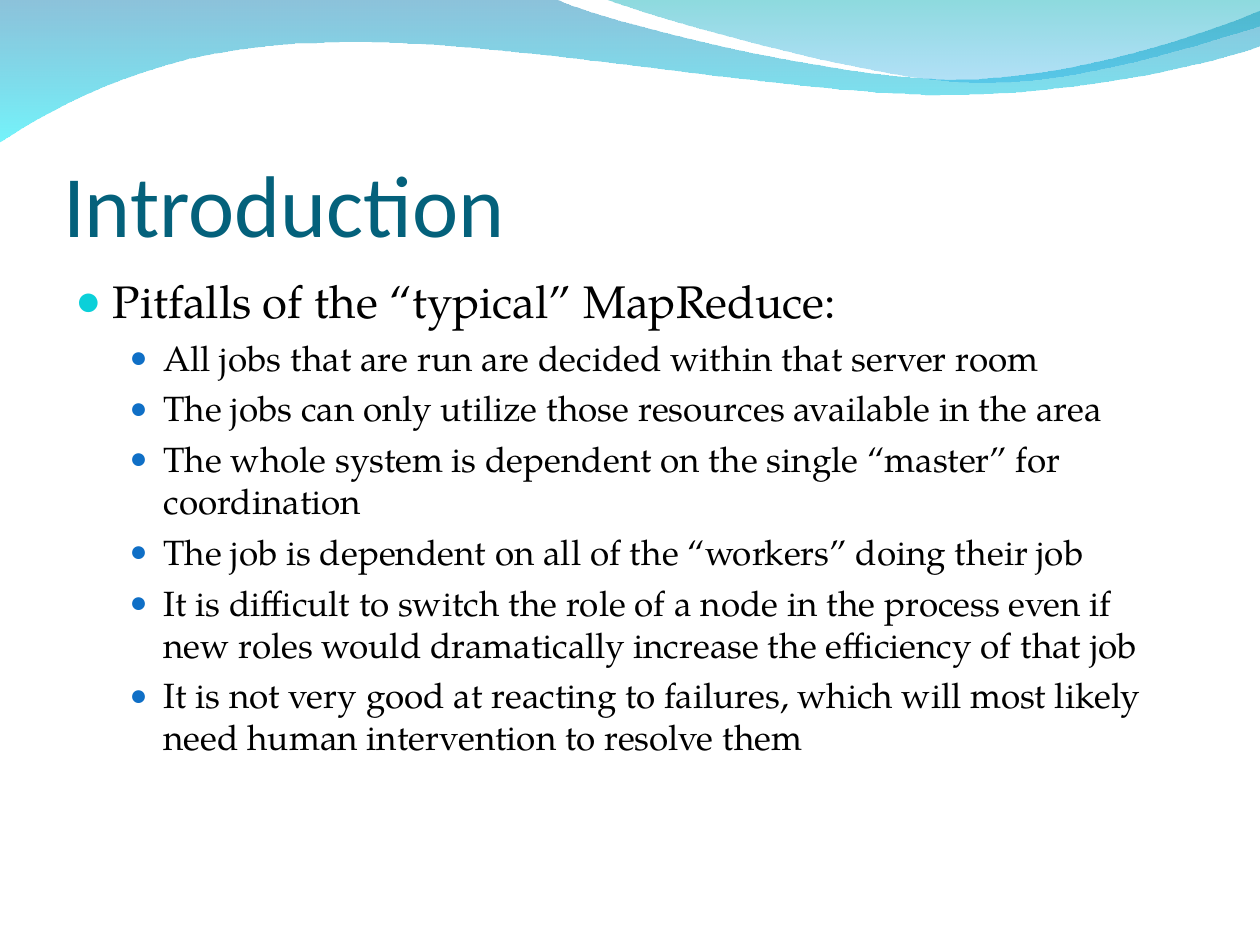
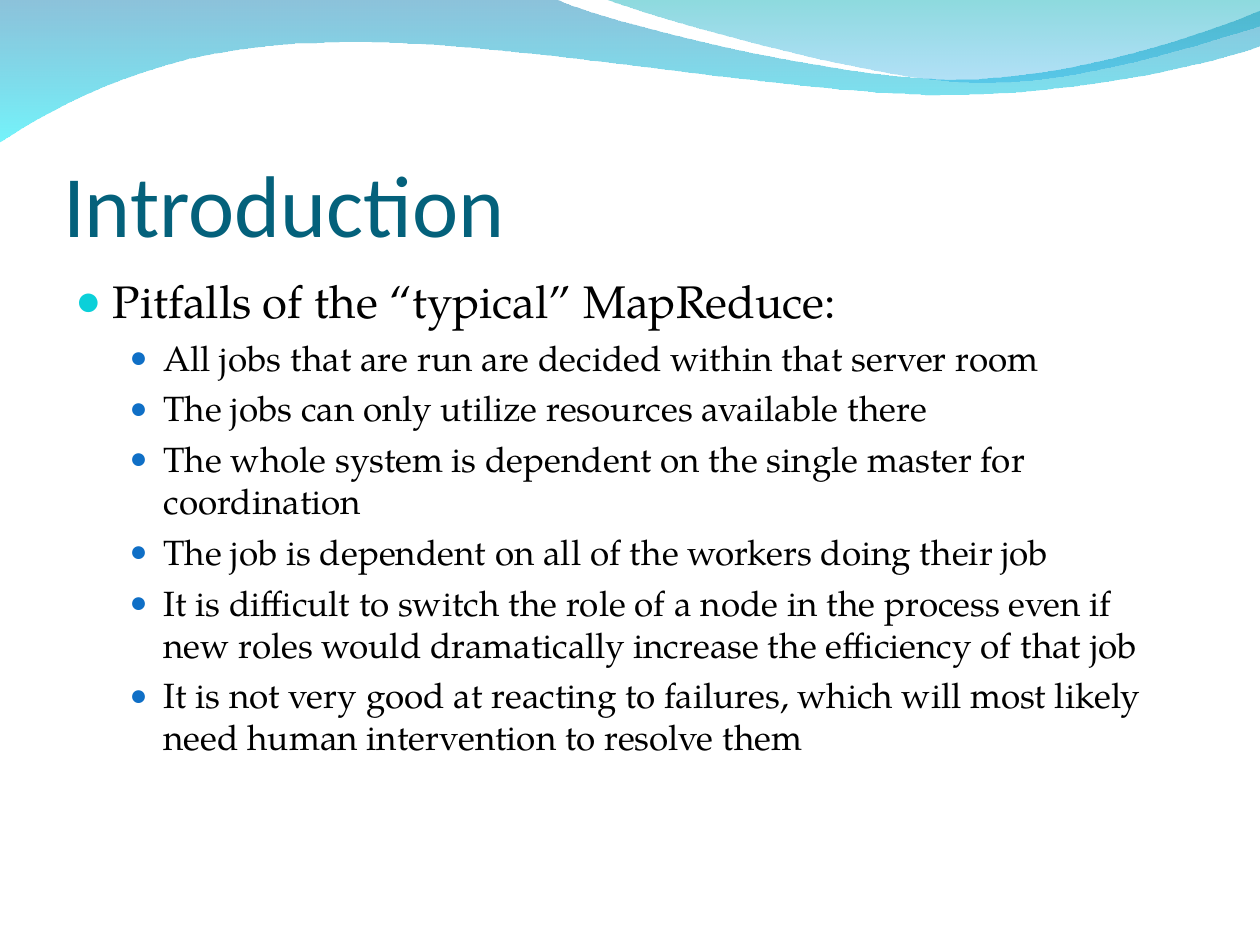
Before and after one commit to osecki/cs647, a slide deck: slide 4 of Documentation/Final Paper and Slides/MapReduce Final Presentation.ppt. Drawn at 1260x945 pixels with LibreOffice and Linux fonts; fonts in the diff are those of the drawing; background and template pictures are left out. Boxes give left, top, right and bottom in pixels: in the first picture for what was removed or moved away, otherwise in the second. Text is boxed around its words. In the diff, an @@ line names an element or a change of style, - is before the commit and + after.

```diff
--- a/Documentation/Final Paper and Slides/MapReduce Final Presentation.ppt
+++ b/Documentation/Final Paper and Slides/MapReduce Final Presentation.ppt
@@ text at (x1=164, y1=395, x2=1049, y2=575): text changed @@
-  ● The jobs can only utilize those resources available in the area
-  ● The whole system is dependent on the single “master” for coordination
-  ● The job is dependent on all of the “workers” doing their job
+  ● The jobs can only utilize resources available there
+  ● The whole system is dependent on the single master for coordination
+  ● The job is dependent on all of the workers doing their job
```
Also in this commit, not shown: 22 other slides changed, 5 other files.
